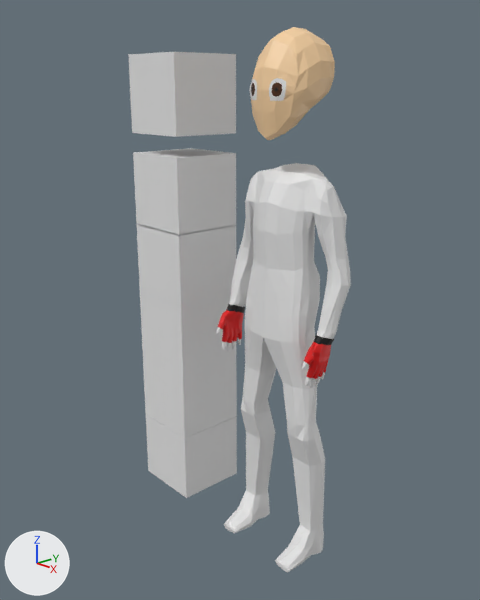
An edit to the Blender file AT01/LeviKetchum.blend, drawn before and after from the same camera.
One viewpoint serves both versions: a camera (50 mm lens) standing at (2.76, -2.84, 2.97) and looking at (-0.4, -0.02, 1.61). Lighting does not change. The marker at lower left points along +X, +Y and +Z.
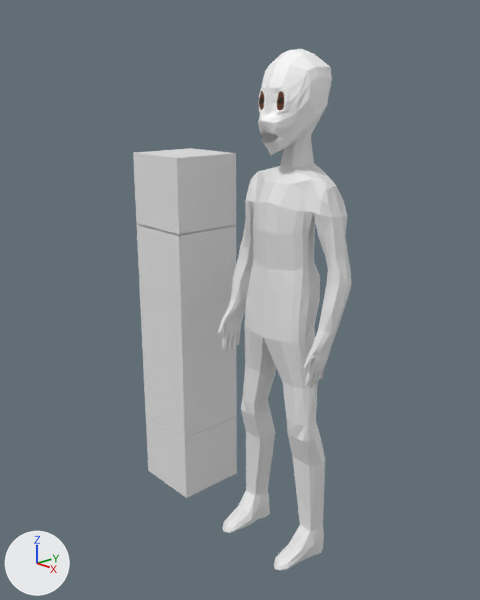
The change, as a diff of the scene's bpy script:
```diff
--- a/AT01/LeviKetchum.blend.py
+++ b/AT01/LeviKetchum.blend.py
@@ mat_eyebrown @@
+mat_eyebrown = principled_material('EyeBrown')
+mat_eyebrown.base_color = (0.124, 0.0353, 0.00718)  # brown #633514
@@ mat_eyewhite @@
+mat_eyewhite = principled_material('EyeWhite')
+mat_eyewhite.base_color = (1.0, 1.0, 1.0)  # white #ffffff
@@ mat_eyeblack @@
+mat_eyeblack = principled_material('EyeBlack')
+mat_eyeblack.base_color = (0.0031, 0.0031, 0.0031)  # black #0a0a0a
@@ me_cube @@
 # used by ob_cube; location = (0.0, 0.0, 2.169); scale = (0.153, 0.19, 0.173)
-me_cube.from_pydata(...)  # 699 vertices, 622 faces; spans x 0.0..2.98, y -1.36..1.02, z -12.58..2.06
+me_cube.from_pydata(...)  # 1365 vertices, 1233 faces; spans x -2.94..2.94, y -1.57..1.43, z -12.49..5.77
+# me_cube part 1: a new loose piece of 263 vertices spanning x -2.88..-2.24, y -1.17..0.15, z -5.11..-3.05, in mat_material (white #e7e7e7)
+# me_cube part 2: the loose piece of 178 vertices spanning x 2.27..2.85, y -1.18..-0.02, z -4.79..-3.24 is deleted
+# me_cube part 3: 318 vertices moved from x 0.52..2.98, y -1.36..0.76, z -12.58..2.05 to x 0.52..2.94, y -1.57..0.89, z -12.49..2.02; 7 vertices removed from x 0.0..2.5, y -0.3..0.8, z -4.96..2.06; 588 vertices added at x -2.94..2.5, y -1.57..1.43, z -12.49..5.77
 me_cube.materials.append(mat_material)
-me_cube.materials.append(mat_gloves)  # red #e70100
-me_cube.materials.append(mat_clove_rim)  # black #000000
+me_cube.materials.append(mat_eyewhite)  # white #ffffff
+me_cube.materials.append(mat_eyebrown)  # brown #633514
+me_cube.materials.append(mat_eyeblack)  # black #0a0a0a
@@ ob_cube @@
 ob_cube.scale = (0.153, 0.19, 0.173)
-_m = ob_cube.modifiers.new('Mirror', 'MIRROR')
@@ ob_cube_001 @@
-ob_cube_001 = bpy.data.objects.new('Cube.001', me_cube_001)
-ob_cube_001.location = (-0.999, 0.0, 2.917)
-ob_cube_001.scale = (0.253, 0.253, 0.253)
@@ ob_cube_007 @@
-ob_cube_007 = bpy.data.objects.new('Cube.007', me_cube_007)
-ob_cube_007.location = (0.0, 0.019, 2.926)
-ob_cube_007.rotation_euler = (-0.0937, 0.0, 0.0)  # degrees (-5.4, 0, 0)
-ob_cube_007.scale = (0.0854, 0.166, 0.0854)
-_m = ob_cube_007.modifiers.new('Mirror', 'MIRROR')
-_m.use_clip = True
```

Where the change shows, as pixel boxes [x1, y1, x2, y2] in the pictures (480 x 600 px):
'Cube', reshaped, modifiers changed (27% taller): before [216, 163, 351, 573]; after [218, 49, 352, 571]
'Cube.001', deleted: before [128, 52, 236, 137]
'Cube.007', deleted: before [250, 27, 335, 140]
    faces in mat_skin (beige #f9d3a3): [251, 27, 335, 140]
    faces in mat_white_eye (white #e7e7e7): [250, 78, 286, 101]
    faces in mat_brown_eye (brown #5c3924): [251, 82, 282, 97]
part 1 of me_cube, added: after [218, 299, 246, 352]
part 2 of me_cube, deleted (red): before [218, 304, 334, 379]
part 3 of me_cube, built on: before [216, 163, 351, 573]; after [223, 49, 352, 571]
